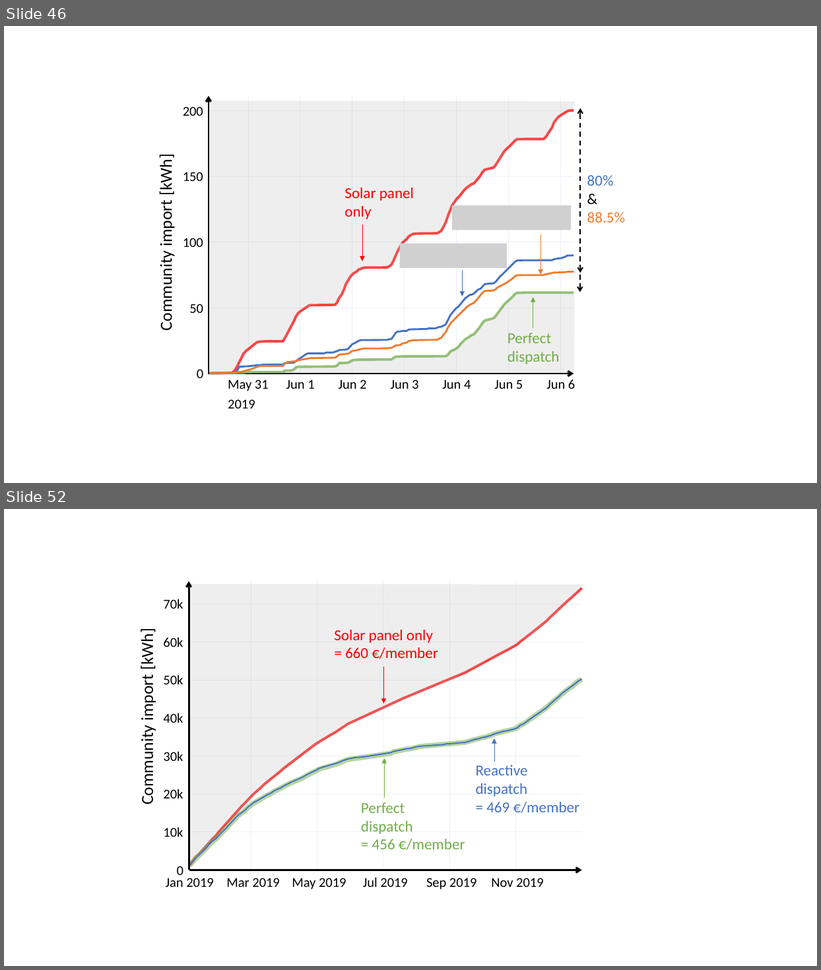
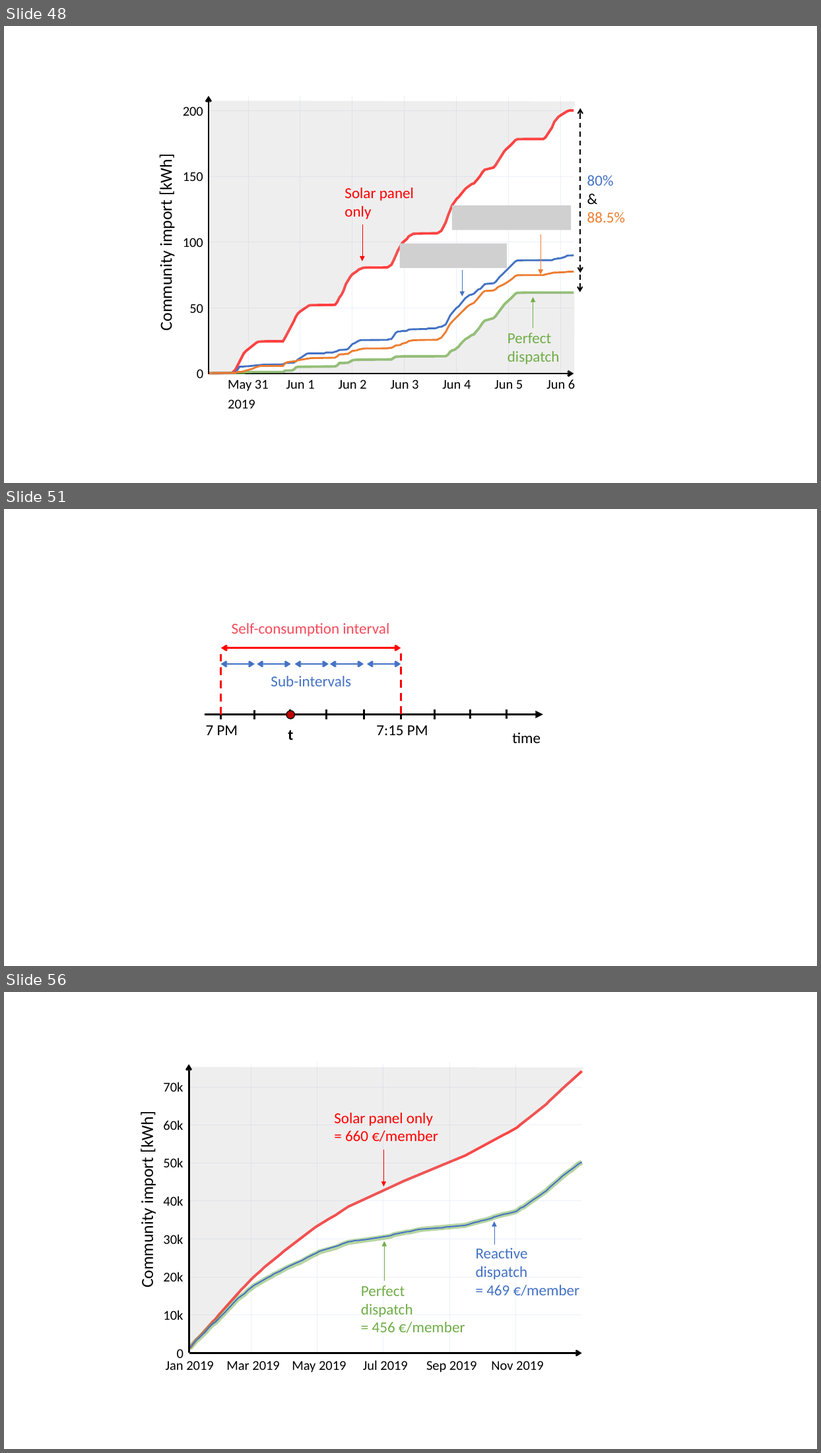
Before and after one commit to Jonathan56/supplementary_thesis, a slide deck: figures.pptx. Shown one above the other, each under a label of ours: slides 46 and 52 before the commit, slides 48, 51 and 56 after it; the slides between them are not shown. The pictures are 821x970 and 821x1453 pixels, drawn with LibreOffice and Linux fonts; fonts in the diff are those of the drawing; grey boxes stand for pictures. Boxes give left, top, right and bottom in pixels: in the first picture for what was removed or moved away, otherwise in the second. Text is boxed around its words. In the diff, an @@ line names an element or a change of style, - is before the commit and + after.

```diff
--- a/figures.pptx
+++ b/figures.pptx
@@ slide 51 added at <box>4,509,817,966</box>, background #FFFFFF @@
@@ text added at <box>232,623,389,636</box>, 18 pt, text #F64B5B @@
+Self-consumption interval
@@ double arrow added from (221, 648) to (401, 648), #FF0000 2.25 pt @@
@@ line added from (221, 715) to (221, 654), #FF0000 2.25 pt dashed @@
@@ double arrow added from (221, 664) to (255, 664), #4472C4 2.25 pt @@
@@ double arrow added from (257, 664) to (290, 664), #4472C4 2.25 pt @@
@@ double arrow added from (295, 664) to (329, 664), #4472C4 2.25 pt @@
@@ double arrow added from (330, 664) to (364, 664), #4472C4 2.25 pt @@
@@ double arrow added from (367, 664) to (401, 664), #4472C4 2.25 pt @@
@@ line added from (401, 714) to (401, 654), #FF0000 2.25 pt dashed @@
@@ text added at <box>271,676,351,687</box>, 18 pt, text #4472C4 @@
+Sub-intervals
@@ arrow added from (205, 714) to (543, 714), #000000 3 pt @@
@@ text added at <box>206,725,238,735</box>, 18 pt, text #000000 @@
+7 PM
@@ line added from (221, 710) to (221, 720), #000000 2.25 pt @@
@@ line added from (255, 710) to (255, 720), #000000 2.25 pt @@
@@ ellipse added at <box>286,711,295,720</box>, fill #C00000, outline #000000 1 pt @@
@@ line added from (290, 710) to (290, 720), #000000 2.25 pt @@
@@ line added from (327, 710) to (327, 720), #000000 2.25 pt @@
@@ line added from (364, 710) to (364, 720), #000000 2.25 pt @@
@@ text added at <box>376,725,428,735</box>, 18 pt, text #000000 @@
+7:15 PM
@@ line added from (401, 710) to (401, 720), #000000 2.25 pt @@
@@ line added from (435, 710) to (435, 720), #000000 2.25 pt @@
@@ line added from (470, 710) to (470, 719), #000000 2.25 pt @@
@@ line added from (507, 710) to (507, 719), #000000 2.25 pt @@
@@ text added at <box>288,730,293,740</box>, 18 pt, text #000000, bold @@
+t
@@ text added at <box>512,733,541,743</box>, 18 pt, text #000000 @@
+time
@@ what was slide 46 is now slide 48 @@
@@ what was slide 52 is now slide 56 @@
```
Also in this commit, not shown: 13 slides changed, 3 other slides added, 3 other files.
